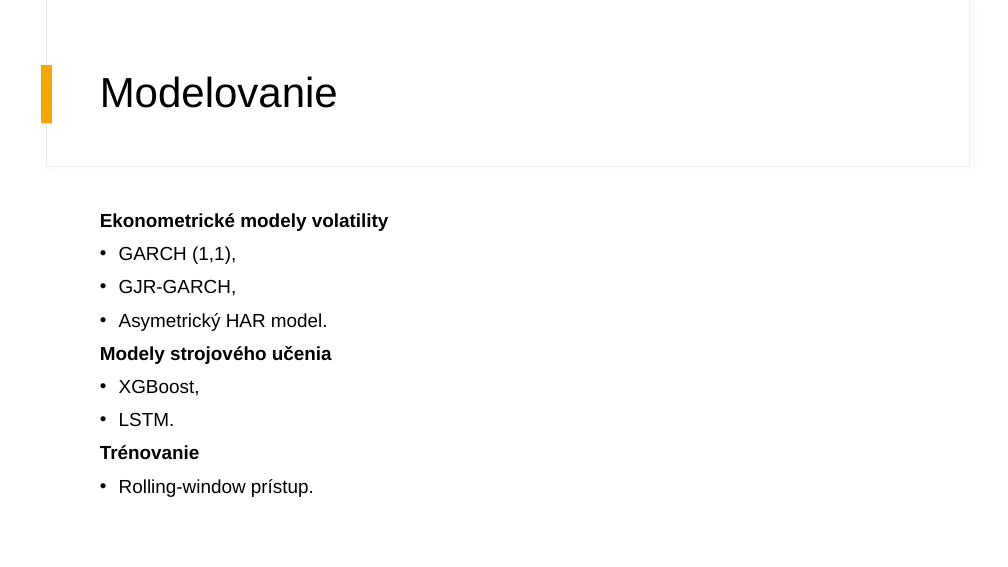
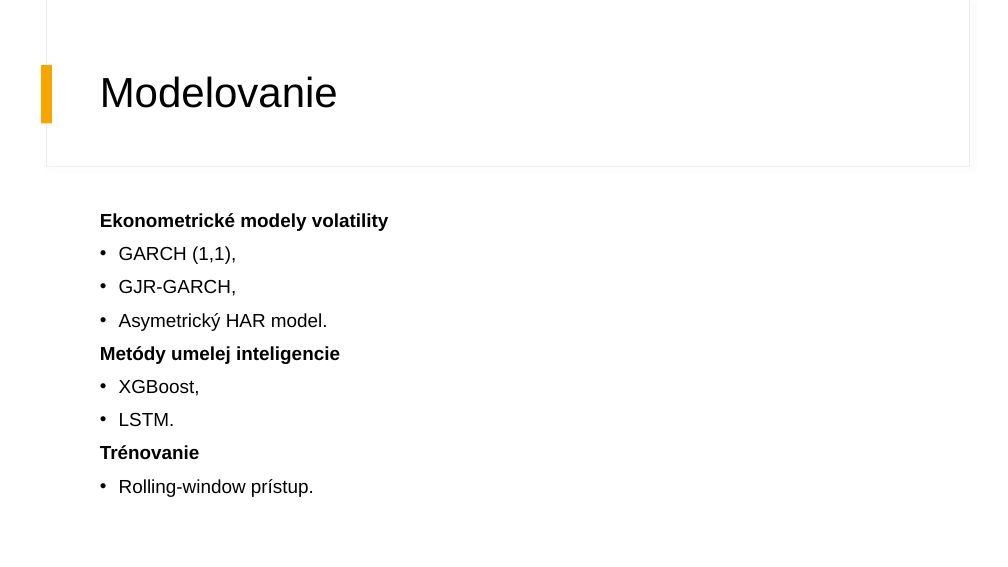
Before and after one commit to MatejLuzak/Identification-of-Patterns-of-Stock-Market-Volatility-in-the-USA-China-and-Europe-Using-AI-Methods, a slide deck: slide 7 of Identifikácia vzorov v časových radoch pre komparáciu volatility.pptx. Drawn at 1008x567 pixels with LibreOffice and Linux fonts; fonts in the diff are those of the drawing. Boxes give left, top, right and bottom in pixels: in the first picture for what was removed or moved away, otherwise in the second. Text is boxed around its words. In the diff, an @@ line names an element or a change of style, - is before the commit and + after.

```diff
--- a/Identifikácia vzorov v časových radoch pre komparáciu volatility.pptx
+++ b/Identifikácia vzorov v časových radoch pre komparáciu volatility.pptx
@@ text at [100, 346, 340, 364]: text changed @@
-Modely strojového učenia
+Metódy umelej inteligencie
```
Also in this commit, not shown: 2 other files.
